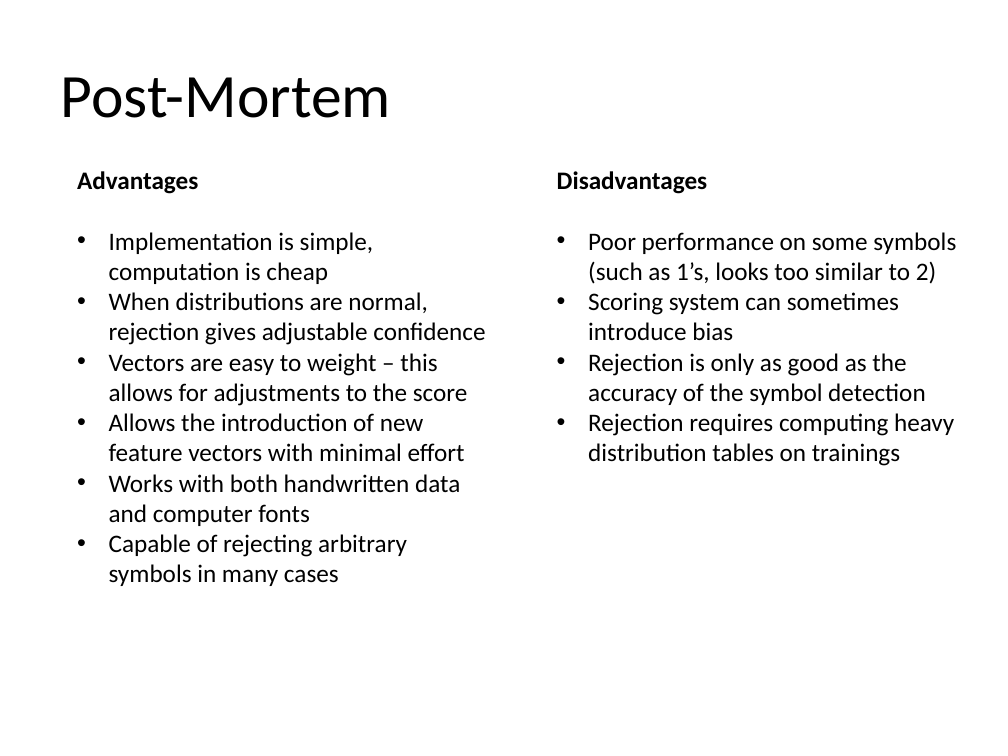
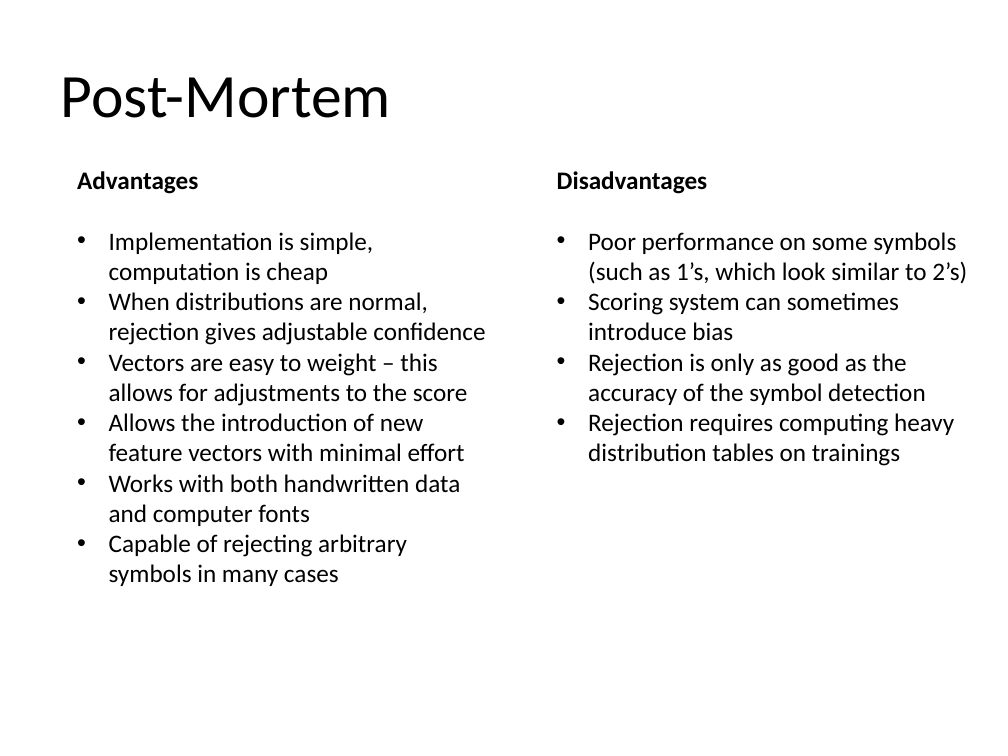
Before and after one commit to hilts-vaughan/cp467, a slide deck: slide 13 of Mean Vector Clustering w.pptx. Drawn at 1008x756 pixels with LibreOffice and Linux fonts; fonts in the diff are those of the drawing. Boxes give left, top, right and bottom in pixels: in the first picture for what was removed or moved away, otherwise in the second. Text is boxed around its words. In the diff, an @@ line names an element or a change of style, - is before the commit and + after.

```diff
--- a/Mean Vector Clustering w.pptx
+++ b/Mean Vector Clustering w.pptx
@@ text at (x1=588, y1=232, x2=967, y2=284): text changed @@
-• Poor performance on some symbols (such as 1’s, looks too similar to 2)
+• Poor performance on some symbols (such as 1’s, which look similar to 2’s)
```
Also in this commit, not shown: 1 other slide changed.
